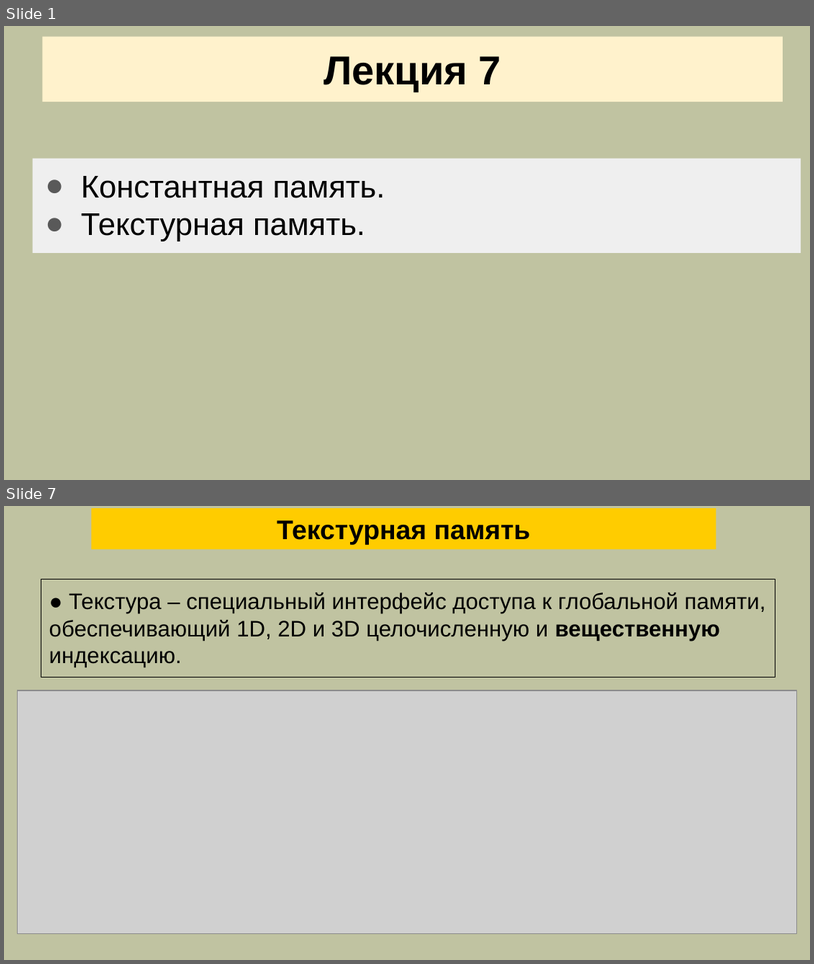
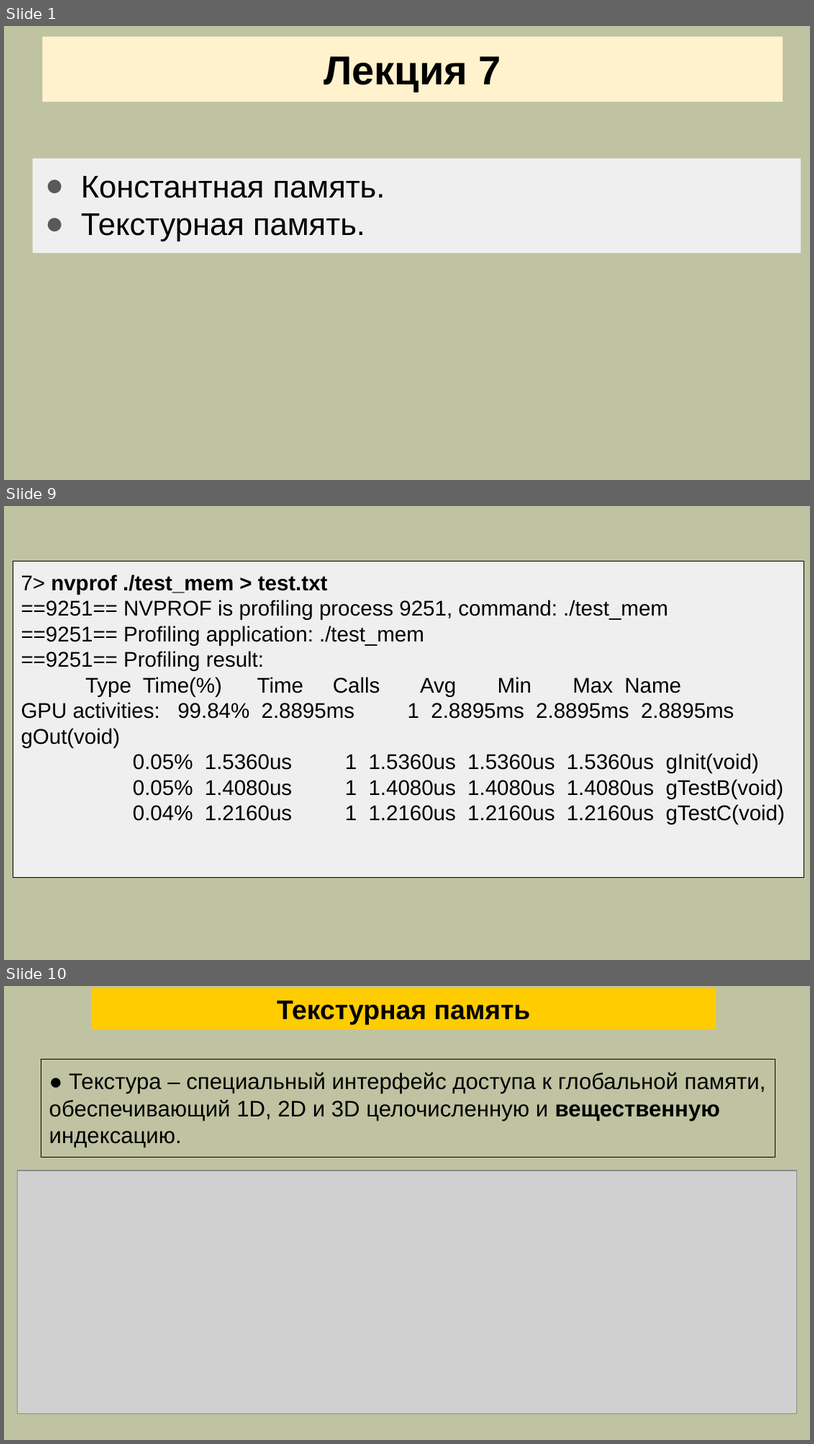
Before and after one commit to mlkv52/sibsutis_cuda_bachelors-2025, a slide deck: Лекции/pptx/Лекция7-ПГП-2025.pptx. Shown one above the other, each under a label of ours: slides 1 and 7 before the commit, slides 1, 9 and 10 after it; the slides between them are not shown. The pictures are 814x964 and 814x1444 pixels, drawn with LibreOffice and Linux fonts; fonts in the diff are those of the drawing; grey boxes stand for pictures. Boxes give left, top, right and bottom in pixels: in the first picture for what was removed or moved away, otherwise in the second. Text is boxed around its words. In the diff, an @@ line names an element or a change of style, - is before the commit and + after.

```diff
--- a/Лекции/pptx/Лекция7-ПГП-2025.pptx
+++ b/Лекции/pptx/Лекция7-ПГП-2025.pptx
@@ slide 9 added at [4, 506, 810, 960], background #C0C3A1 @@
@@ rectangle added at [13, 561, 805, 877], fill #EFEFEF, outline #000000 0.75 pt, 19 pt, text #000000 @@
+7> nvprof ./test_mem > test.txt
+==9251== NVPROF is profiling process 9251, command: ./test_mem
+==9251== Profiling application: ./test_mem
+==9251== Profiling result:
+Type Time(%) Time Calls Avg Min Max Name
+GPU activities: 99.84% 2.8895ms 1 2.8895ms 2.8895ms 2.8895ms gOut(void)
+0.05% 1.5360us 1 1.5360us 1.5360us 1.5360us gInit(void)
+0.05% 1.4080us 1 1.4080us 1.4080us 1.4080us gTestB(void)
+0.04% 1.2160us 1 1.2160us 1.2160us 1.2160us gTestC(void)
@@ what was slide 7 is now slide 10 @@
```
Also in this commit, not shown: 1 slide changed, 6 other slides added, 4 slides removed.
